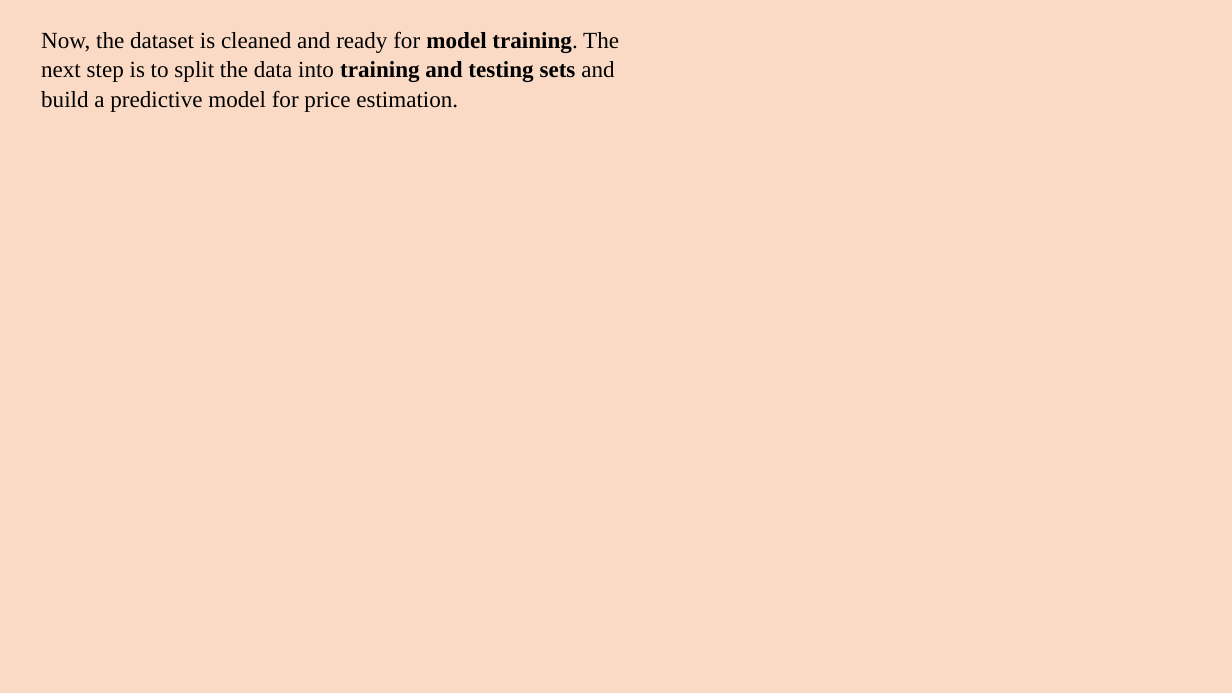
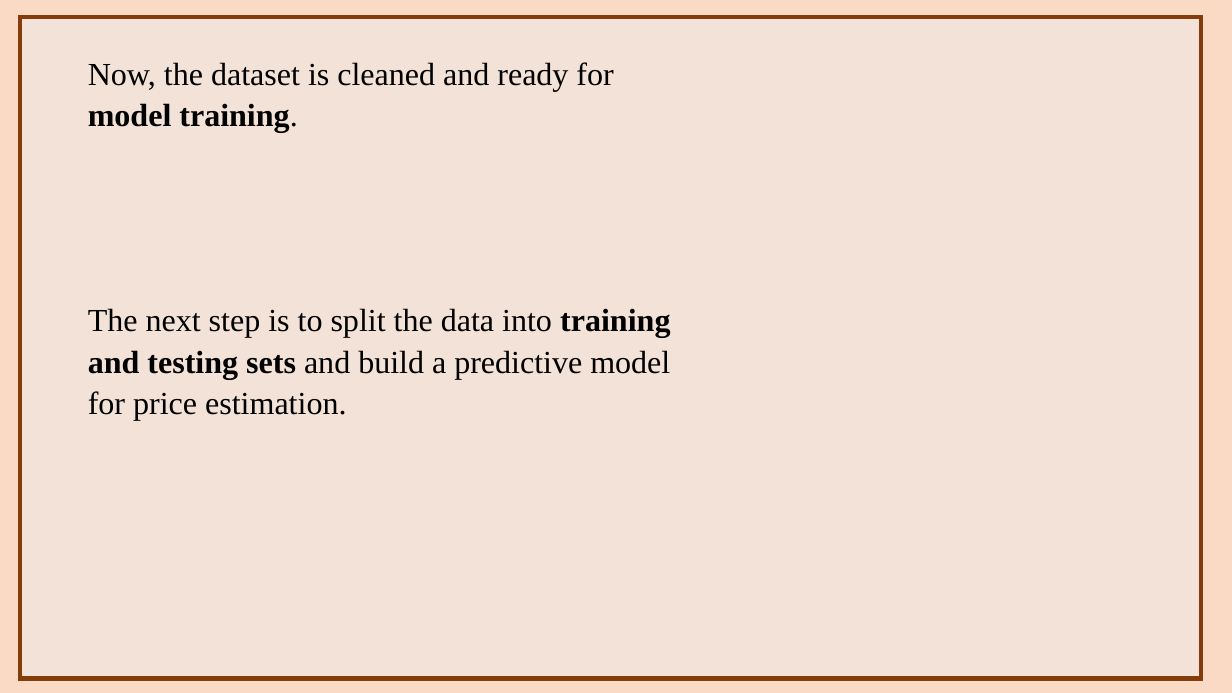
Before and after one commit to rajani1616/project4-Mobile-price-prediction, a slide deck: slide 10 of project4ppt.pptx. Drawn at 1232x693 pixels with LibreOffice and Linux fonts; fonts in the diff are those of the drawing. Boxes give left, top, right and bottom in pixels: in the first picture for what was removed or moved away, otherwise in the second. Text is boxed around its words. In the diff, an @@ line names an element or a change of style, - is before the commit and + after.

```diff
--- a/project4ppt.pptx
+++ b/project4ppt.pptx
@@ rectangle added at <box>20,18,1202,679</box>, fill #EDEDED at 47% opacity, outline #843C0B 3.5 pt @@
@@ text at <box>88,62,670,421</box>: text changed; size 18 to 25 pt @@
-Now, the dataset is cleaned and ready for model training. The next step is to split the data into training and testing sets and build a predictive model for price estimation.
+Now, the dataset is cleaned and ready for model training.
+The next step is to split the data into training and testing sets and build a predictive model for price estimation.
```
Also in this commit, not shown: 17 other slides changed.
